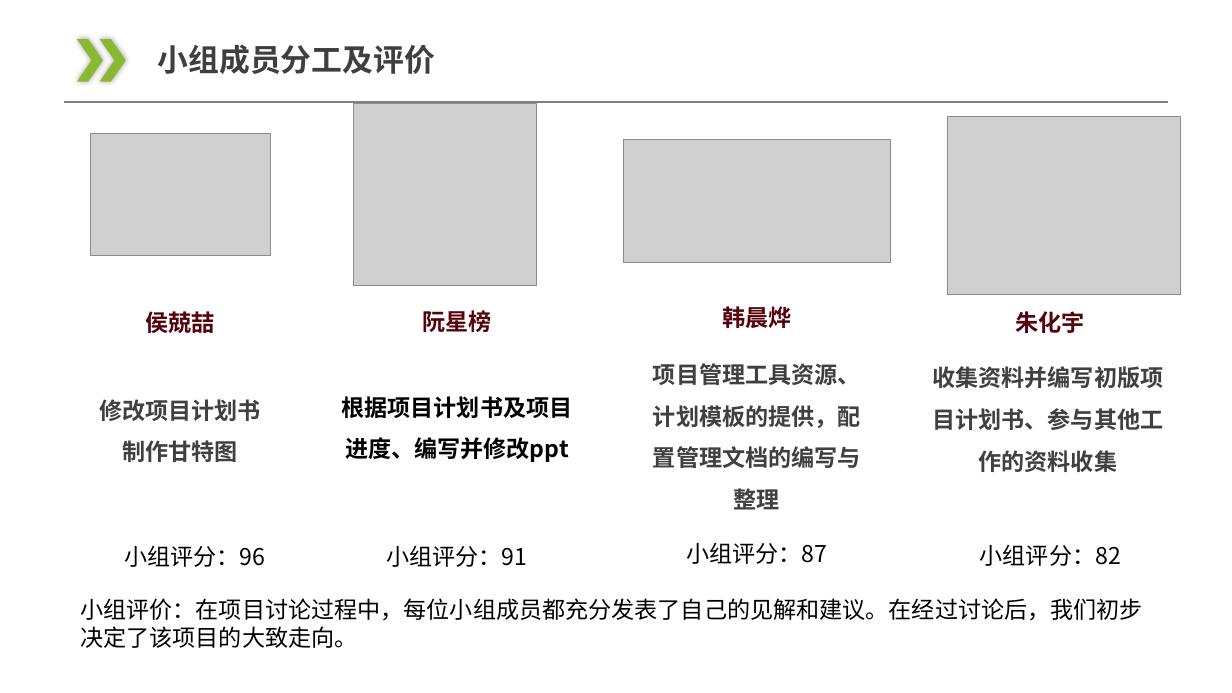
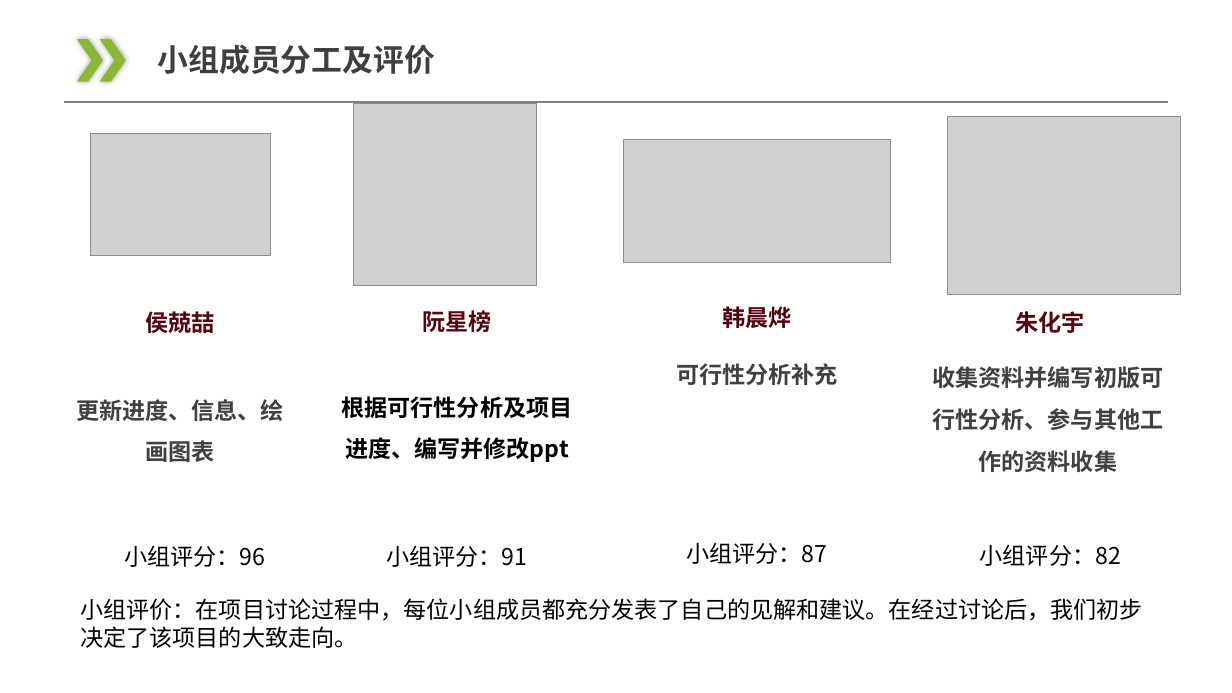
Before and after one commit to JakerHXR/Software-manage, a slide deck: slide 20 of doc/PPT/软件工程项目介绍PPT_2.2.pptx. Drawn at 1232x693 pixels with LibreOffice and Linux fonts; fonts in the diff are those of the drawing; grey boxes stand for pictures. Boxes give left, top, right and bottom in pixels: in the first picture for what was removed or moved away, otherwise in the second. Text is boxed around its words. In the diff, an @@ line names an element or a change of style, - is before the commit and + after.

Commit message:
修改

```diff
--- a/doc/PPT/软件工程项目介绍PPT_2.2.pptx
+++ b/doc/PPT/软件工程项目介绍PPT_2.2.pptx
@@ text at (676, 363, 838, 385): text changed @@
-项目管理工具资源、计划模板的提供，配置管理文档的编写与整理
+可行性分析补充
@@ text at (932, 366, 1163, 472): text changed @@
-收集资料并编写初版项目计划书、参与其他工作的资料收集
+收集资料并编写初版可行性分析、参与其他工作的资料收集
@@ text at (76, 399, 284, 466): text changed @@
-修改项目计划书
-制作甘特图
+更新进度、信息、绘画图表
@@ text at (341, 396, 572, 462): text changed @@
-根据项目计划书及项目进度、编写并修改ppt
+根据可行性分析及项目进度、编写并修改ppt
```
